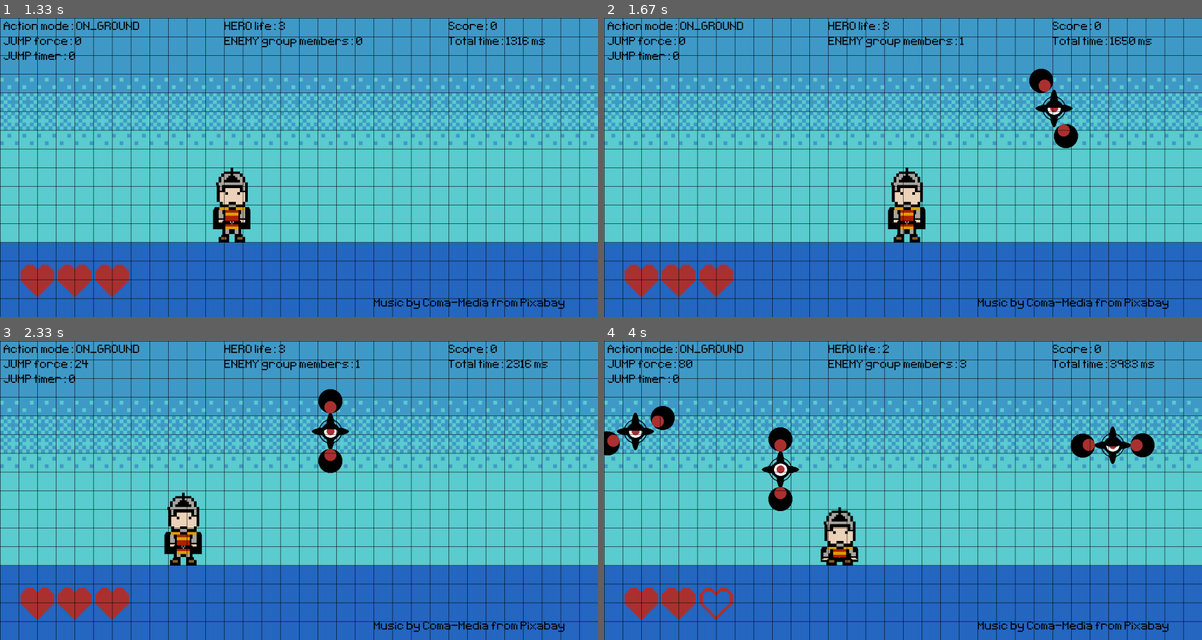
Above: before the commit, frames 1-4 (two rows, left to right).
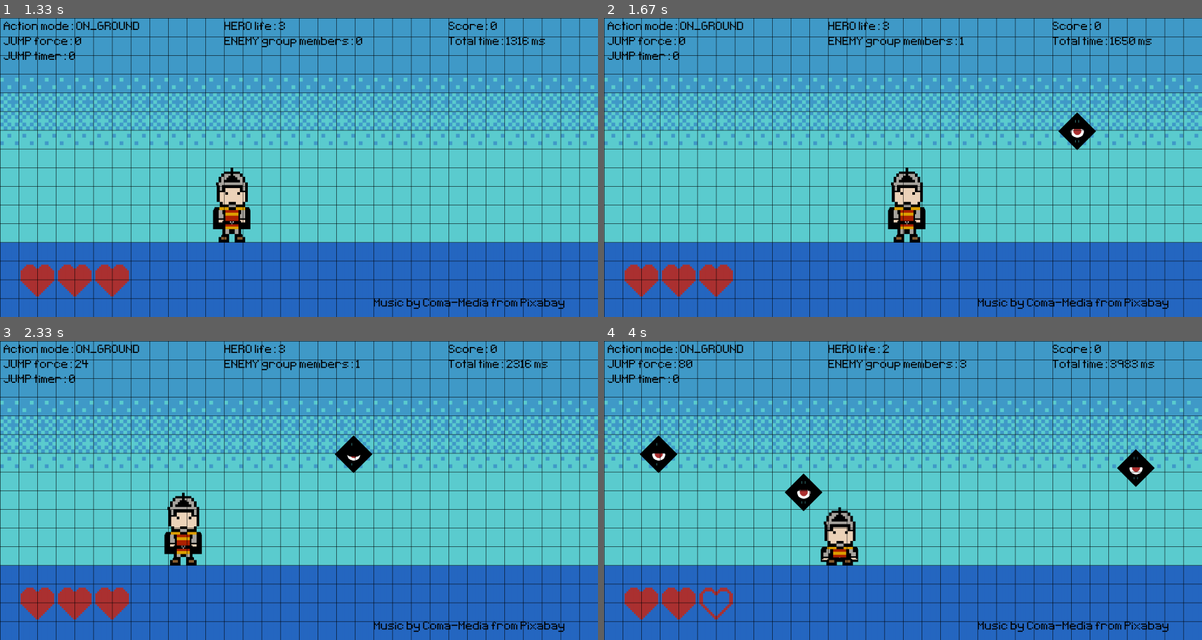
Above: after the commit, the same moments.

Repository: alo40/pygame_pininos
Game: pygame game, started from pininos_main.py
The game is run twice, just before and just after one commit, with the same random seed, the same clock (stepped at 60 frames per second) and the same inputs.
Inputs:
- Up to frame 1 (1.33 s): tap Space at 0.33 s; hold Right 0.67-1.13 s; hold Right from 1.17 s (still down)
- Up to frame 2 (1.67 s): release Right at 1.63 s
- Up to frame 3 (2.33 s): hold Left 1.67-2.2 s; hold Down from 2.23 s (still down)
- Up to frame 4 (4 s): release Down at 2.53 s; hold Left 2.57-2.97 s; hold Right 3-3.63 s; hold Down from 3.67 s (still down)

Frame 1 is identical in both runs. In frame 2, 1.0% of the frame differs, in the area x 71-83%, y 16-45%; in frame 3, 1.2%; in frame 4, 3.6%, in the area x 0-93%, y 21-57%.

Commit message:
changed border detection and enemy type spawn probability

Diff:
--- a/pininos_main.py
+++ b/pininos_main.py
@@ -54,9 +54,8 @@
 HERO_X_START_POS = 200  # default 200
 
 # GLOBAL enemy parameters
-# ENEMY_TYPE_LIST = ['enemy_01', 'enemy_02']
-ENEMY_TYPE_LIST = ['enemy_02']
-ENEMY_ANIMATION_TIME = 400  # default 200 (in ms)
+ENEMY_TYPE_LIST = ['enemy_01', 'enemy_01', 'enemy_01', 'enemy_02']  # enemy_01 is more likely to spawn than enemy_02
+ENEMY_ANIMATION_TIME = 200  # default 200 (in ms)
 
 ENEMY_SPAWN_TIME_DAY_1 = 1000  # default 1000
 ENEMY_MOVE_SPEED_DAY_1 = 8  # default 8
@@ -173,9 +172,13 @@
         elif keys[pg.K_RIGHT]:
             self.rect.x += self.move_speed
 
-        # reset position if screen limit is reached
-        if self.rect.left > SCREEN_WIDTH: self.rect.right = 0  # redraw hero on left end
-        if self.rect.right < 0: self.rect.left = SCREEN_WIDTH  # # redraw hero on right end
+        # stop hero on screen borders
+        if self.rect.right > SCREEN_WIDTH: self.rect.right = SCREEN_WIDTH
+        if self.rect.left < 0: self.rect.left = 0
+
+        # # reset position if screen limit is reached (deprecated)
+        # if self.rect.left > SCREEN_WIDTH: self.rect.right = 0  # redraw hero on left end
+        # if self.rect.right < 0: self.rect.left = SCREEN_WIDTH  # # redraw hero on right end
 
     def jumping(self):
 
